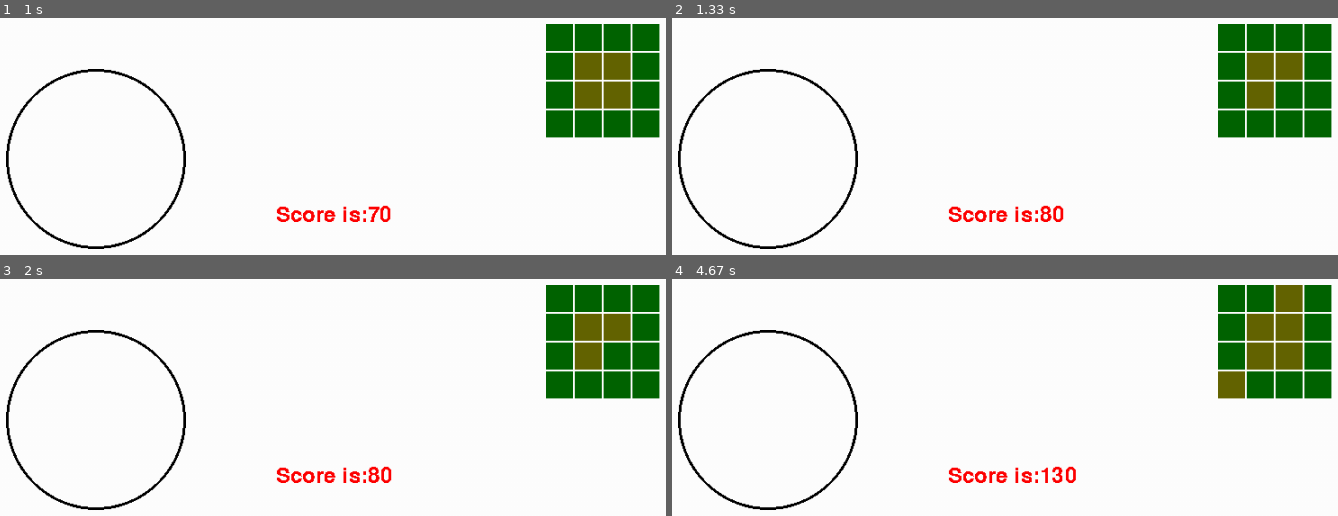
Above: before the commit, frames 1-4 (two rows, left to right).
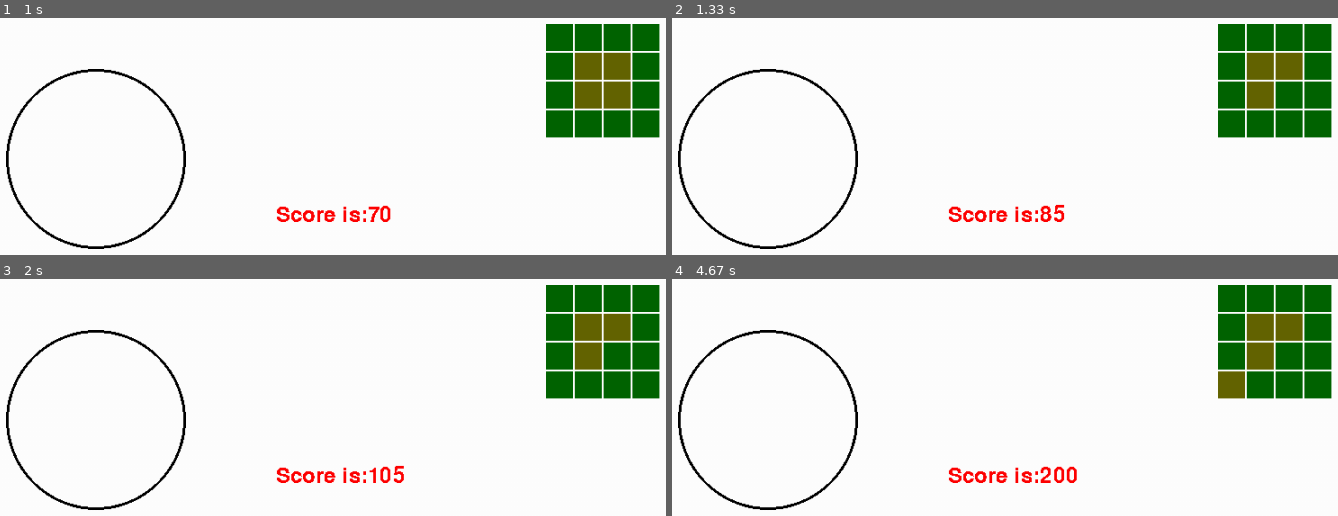
Above: after the commit, the same moments.

Repository: AtticusFinch2/Personal-stuff
Game: pygame game, started from PygameQuiz1.py
The game is run twice, just before and just after one commit, with the same random seed, the same clock (stepped at 60 frames per second) and the same inputs.
Inputs (mouse positions are in pixels of both pictures, inside the frame that each line leads up to):
- Up to frame 1 (1 s): press the mouse at (619, 96) at 0.37 s; move the mouse to (452, 65) at 0.47 s; release the mouse at (286, 34) at 0.6 s; press the mouse at (619, 96) at 0.7 s; move the mouse to (319, 46) at 0.8 s; release the mouse at (outside the picture) at 0.93 s
- Up to frame 2 (1.33 s): press the mouse at (1291, 96) at 1.03 s; move the mouse to (1044, 89) at 1.13 s; release the mouse at (805, 86) at 1.27 s
- Up to frame 3 (2 s): press the mouse at (619, 357) at 1.37 s; move the mouse to (459, 470) at 1.47 s; release the mouse at (outside the picture) at 1.6 s; press the mouse at (619, 357) at 1.7 s; move the mouse to (299, 380) at 1.8 s; release the mouse at (outside the picture) at 1.93 s
- Up to frame 4 (4.67 s): press the mouse at (1291, 357) at 2.03 s; move the mouse to (1264, 468) at 2.13 s; release the mouse at (outside the picture) at 2.27 s; press the mouse at (1291, 357) at 2.37 s; move the mouse to (1251, 369) at 2.47 s; release the mouse at (1218, 380) at 2.6 s; press the mouse at (1291, 357) at 2.7 s; move the mouse to (1044, 406) at 2.8 s; release the mouse at (805, 456) at 2.93 s; press the mouse at (1291, 357) at 3.03 s; move the mouse to (1005, 390) at 3.13 s; release the mouse at (725, 423) at 3.27 s; press the mouse at (1291, 357) at 3.37 s; move the mouse to (1038, 305) at 3.47 s; release the mouse at (outside the picture) at 3.6 s; press the mouse at (1291, 357) at 3.7 s; move the mouse to (1171, 326) at 3.8 s; release the mouse at (1051, 295) at 3.93 s; press the mouse at (1291, 357) at 4.03 s; move the mouse to (1124, 364) at 4.13 s; release the mouse at (958, 373) at 4.27 s; press the mouse at (1291, 357) at 4.37 s; move the mouse to (1291, 307) at 4.47 s; release the mouse at (outside the picture) at 4.6 s

Frame 1 is identical in both runs. In frame 2, less than 0.1% of the frame differs, in the area x 57-60%, y 78-87%; in frame 3, 0.2%; in frame 4, 1.2%, in the area x 55-95%, y 2-87%.

Commit message:
2048 logic start

Diff:
--- /dev/null
+++ b/2048Logic.py
@@ -0,0 +1,2 @@
+# represent board as 2d array
+# check all ranges in 2d or 1d for their first and last index matching with nothing or spaces between them
--- /dev/null
+++ b/2048try1.py
@@ -0,0 +1,156 @@
+import pygame
+import random
+from collections import defaultdict
+from dataclasses import dataclass, field
+
+# window setup
+xScene = 800
+yScene = 800
+framerate = 60
+boxW = 200
+boxH = 200
+borderW = 5
+boxradius = 10
+cols = int(xScene / boxW)
+rows = int(yScene / boxH)
+dirs = [(0, -1), (-1, 0), (0, 1), (1, 0)]
+borderColor = pygame.Color(122, 122, 110)
+bgColor = pygame.Color(245, 245, 220)
+@dataclass
+class square48:
+    pos: (int, int) = (-1,-1)
+    value: int = 0
+class square48New:
+    def __init__(
+            self,
+            pos,
+            value
+    ):
+        self.pos = pos
+        self.value = value
+
+@dataclass
+class Model:
+    running: bool = True
+    grid_on: ... = field(default_factory=list)
+    mouse_pos: ... = (-10, -10)
+
+class ModelData:
+    def __init__(
+        self,
+        running=True,
+        screen=pygame.display.set_mode((xScene, yScene)),
+        sqd = {square48New((2,2),2)}
+    ):
+        self.running = running
+        self.x = -10
+        self.y = -10
+        self.screen = screen
+        self.squareColor = [[pygame.color.Color(100,100,100) for x in range(rows)] for y in range(cols)]
+        self.squareDict = sqd
+        self.click = False
+        self.lastClick = 0
+        self.curTime = 0
+
+
+
+
+def main():
+    pygame.init()
+    model = ModelData()
+    clock = pygame.time.Clock()
+    running = True
+    global font
+    font = pygame.font.Font(None, 36)
+    dt = 0
+    player_pos = pygame.Vector2(
+        model.screen.get_width() / 2, model.screen.get_height() / 2
+    )
+    while running:
+        # poll for events
+        # pygame.QUIT event means the user clicked X to close your window
+        for event in pygame.event.get():
+            if event.type == pygame.QUIT:
+                running = False
+            if event.type == pygame.MOUSEBUTTONDOWN:
+                model.click = True
+            if event.type == pygame.MOUSEBUTTONUP:
+                model.click = False
+            keys = pygame.key.get_pressed()
+            if keys[pygame.K_q]:
+                running = False
+        # fill the screen with a color to wipe away anything from last frame
+        model.screen.fill("purple")
+        (model.x, model.y) = pygame.mouse.get_pos()
+        col = int(model.x / boxW)
+        row = int(model.y / boxH)
+        keys = pygame.key.get_pressed()
+        bgDrawer(model)
+        #keyhandler(keys, model)
+        # drawUI(col, row, model)
+
+        # flip() the display to put your work on screen
+        pygame.display.flip()
+
+        # limits FPS to 60
+        # dt is delta time in seconds since last frame, used for framerate-
+        # independent physics.
+        # I don't use this, but it is useful to have if i want to make smooth movements later on
+        dt = clock.tick(framerate) / 1000
+
+    pygame.quit()
+
+
+
+
+'''def keyhandler(keys, model):
+    model.isSubtractMode = True if keys[pygame.K_SPACE] else False
+    if keys[pygame.K_UP]:'''
+
+
+
+
+
+
+def bgDrawer(
+    model,
+):  # changes squareColor array into a grid with each color on that square
+    for col in range(cols):
+        for row in range(rows):
+            pygame.draw.rect(
+                model.screen,
+                borderColor,
+                pygame.Rect((boxW * col, boxH * row), (boxW, boxH)),
+                width=borderW+boxradius,
+            )  # green borders, draw over with red if there is wall
+            topLeftX = boxW * col + borderW
+            topLeftY = boxH * row + borderW
+            theCell = pygame.Rect(
+                (topLeftX, topLeftY), (boxW - (2 * borderW)-1, boxH - (2 * borderW)-1),
+            )
+            pygame.draw.rect(model.screen, bgColor, theCell, 0, 0, boxradius,boxradius,boxradius,boxradius)
+
+
+
+
+
+def drawUI(col, row, model):
+    topLeft = (0, int(4 * model.screen.get_height() / 5))
+    theCell = pygame.Rect(
+        topLeft, (model.screen.get_width(), int(model.screen.get_height() / 5))
+    )
+    pygame.draw.rect(model.screen, pygame.Color(0, 0, 0), theCell)
+    text = (
+        font.render(f"({col},{row})", False, pygame.Color(255, 0, 0))
+    )
+    textPos = pygame.Rect(
+        (
+            topLeft[0] + int(model.screen.get_width() / 2 - 50),
+            topLeft[1] + int(model.screen.get_height() / 10),
+        ),
+        (model.screen.get_width(), int(model.screen.get_height() / 3)),
+    )
+    model.screen.blit(text, textPos)
+
+
+main()
--- a/PygameQuiz1.py
+++ b/PygameQuiz1.py
@@ -1,6 +1,6 @@
 import pygame
 import random
-from collections import defaultdict
+import math
 from dataclasses import dataclass, field
 
 xScene = 1000
@@ -97,10 +97,11 @@
 
 def mh(model, x, y, click):
     model.curTime += 1
-    if click and model.curTime > model.lastClick + 10:
+    if click and model.curTime > model.lastClick + 5:
         model.lastClick = model.curTime
         print("click", x, y)
-        if x < 350 and x > 150 and y > 150 and y < 350:
+        (deltX, deltY) = (250-x, 250-y)
+        if math.sqrt( deltX*deltX + deltY*deltY)<= 100:
             model.points += 5
             print("circle")
         elif (
